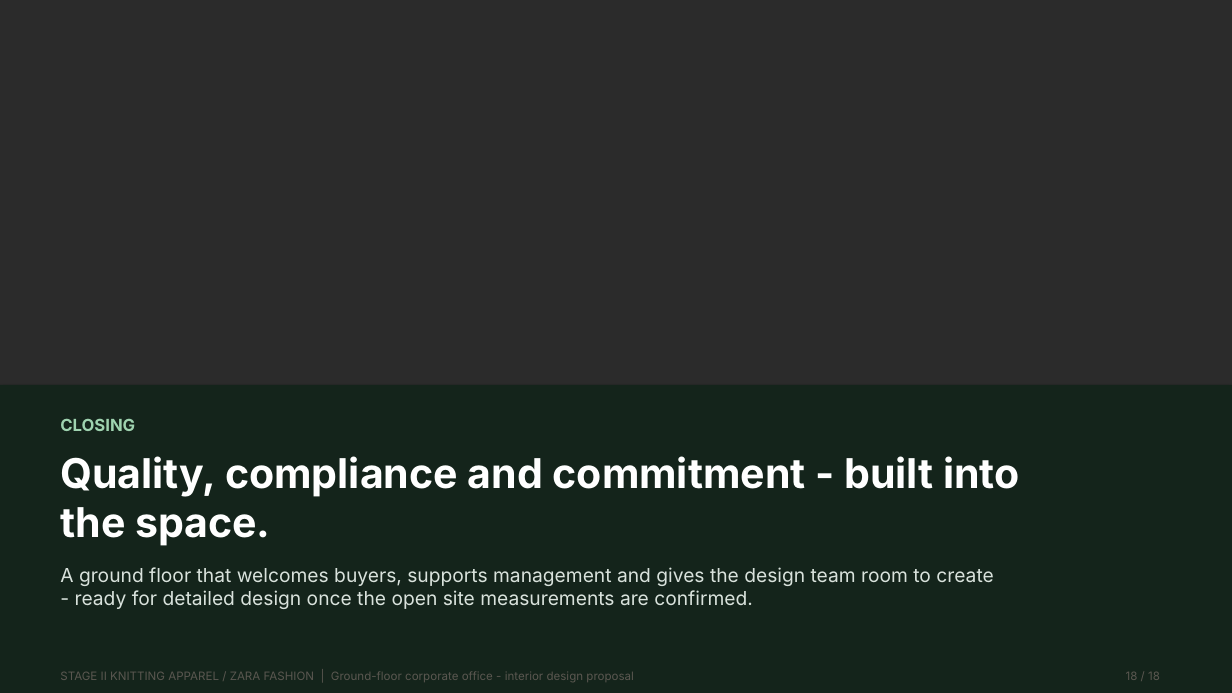
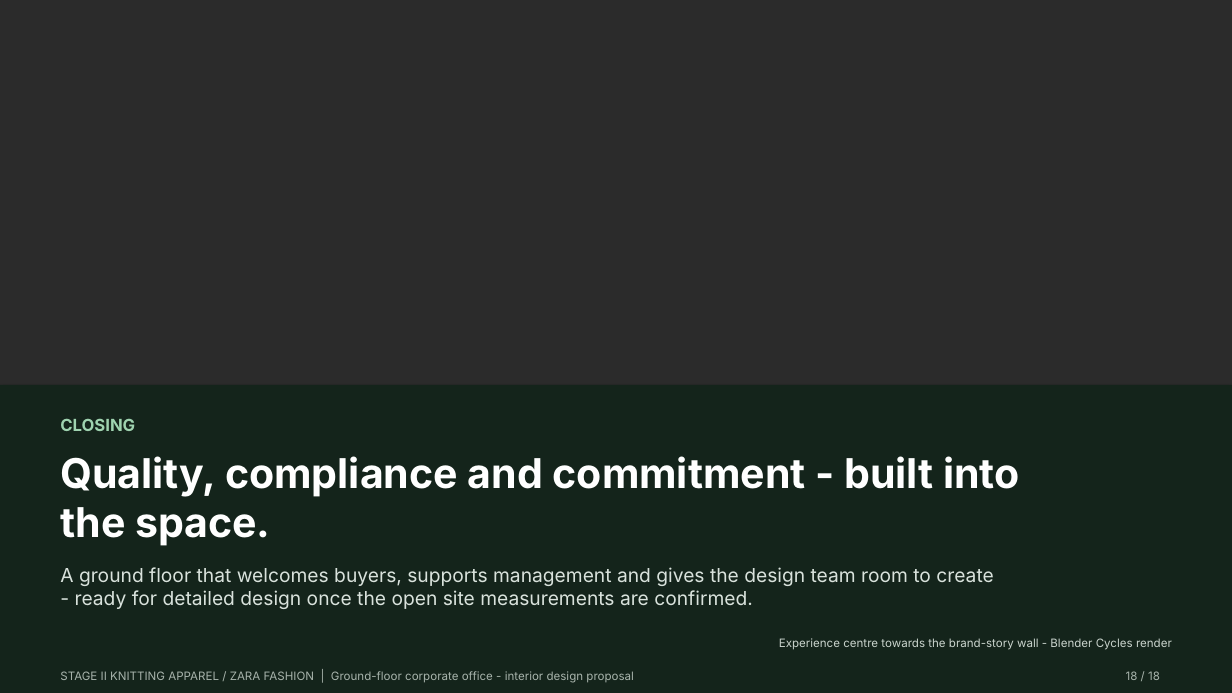
Before and after one commit to i-m-r-a-n/Practice01, a slide deck: slide 18 of GARMENT_OFFICE_FINAL_PRESENTATION/03_PRESENTATION/Garment_Office_Design_Pitch.pptx. Drawn at 1232x693 pixels with LibreOffice and Linux fonts; fonts in the diff are those of the drawing; background and template pictures are left out; a plain dark background stands for a picture behind light text. Boxes give left, top, right and bottom in pixels: in the first picture for what was removed or moved away, otherwise in the second. Text is boxed around its words. In the diff, an @@ line names an element or a change of style, - is before the commit and + after.

```diff
--- a/GARMENT_OFFICE_FINAL_PRESENTATION/03_PRESENTATION/Garment_Office_Design_Pitch.pptx
+++ b/GARMENT_OFFICE_FINAL_PRESENTATION/03_PRESENTATION/Garment_Office_Design_Pitch.pptx
@@ text added at [779, 638, 1172, 650], 9 pt, text #C9D3CC @@
+Experience centre towards the brand-story wall - Blender Cycles render
@@ text "STAGE II KNITTING APPAREL / ..." at [60, 671, 634, 683]: text colour #5A5750 to #A7B3AB @@
@@ text "18 / 18" at [1126, 671, 1160, 680]: text colour #5A5750 to #A7B3AB @@
```
Also in this commit, not shown: 14 other slides changed, 22 other files.
